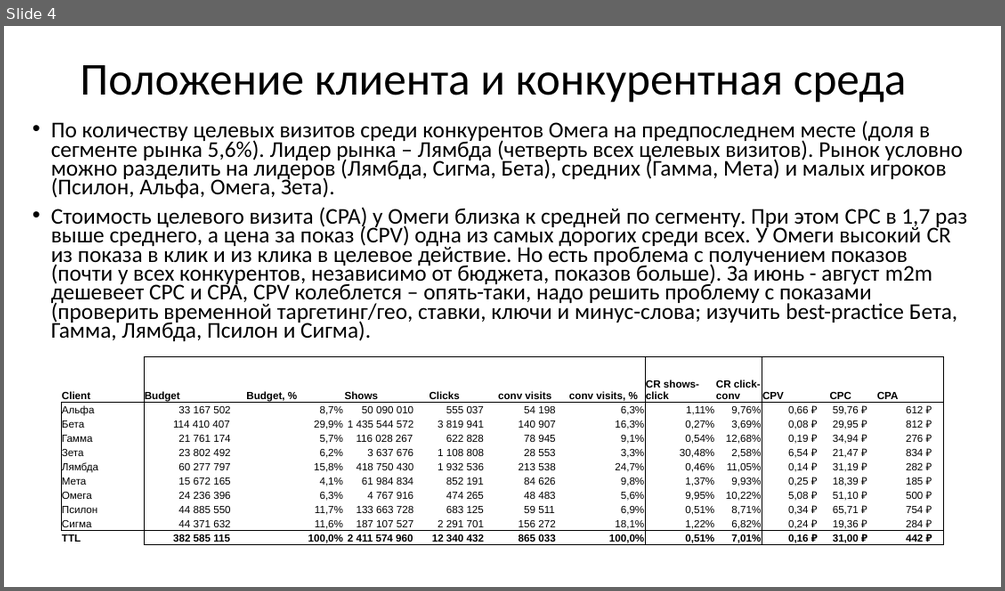
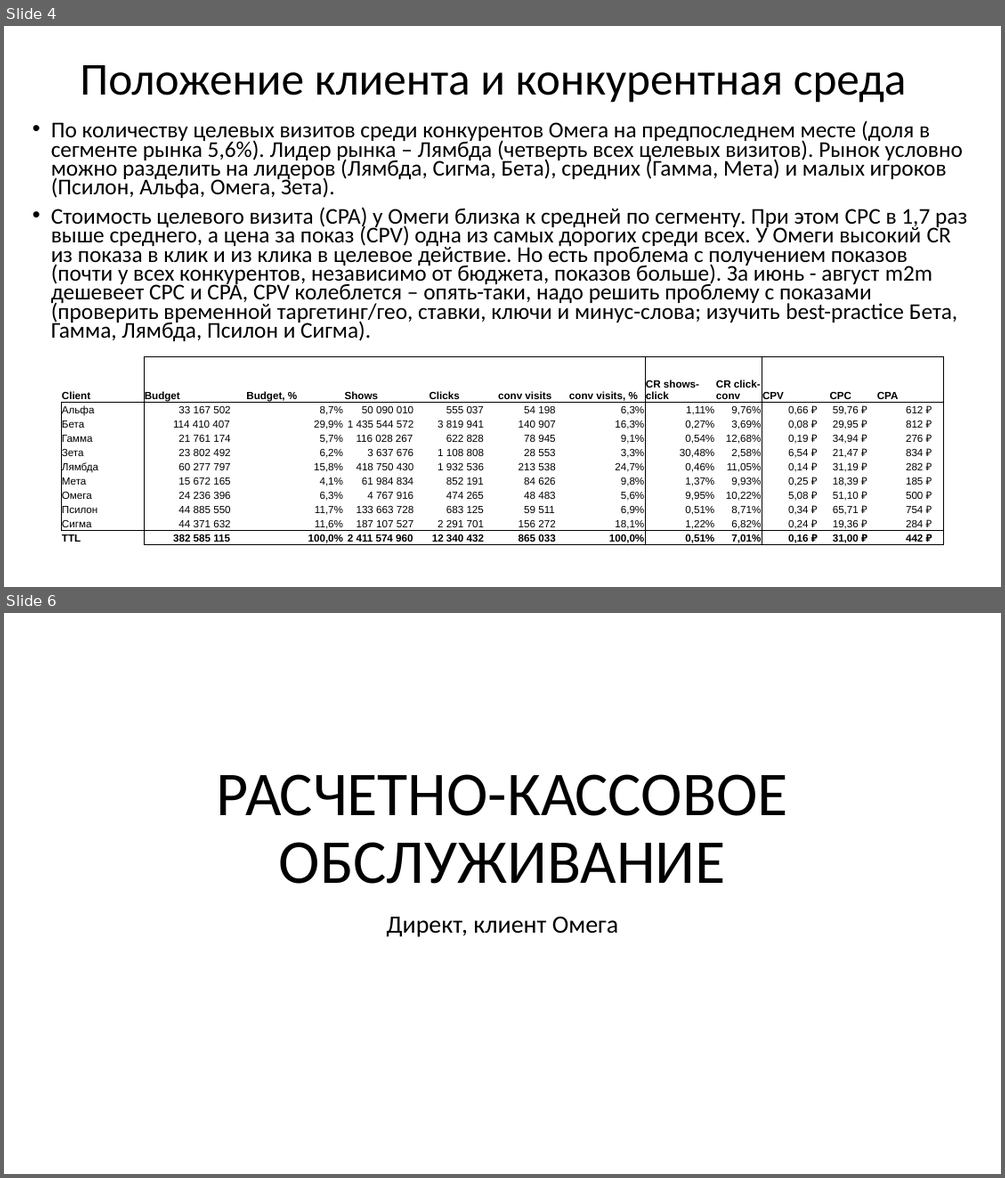
Before and after one commit to Srg-K/netology_pyda, a slide deck: yandex_homework/presentation.pptx. Shown one above the other, each under a label of ours: slide 4 before the commit, slides 4 and 6 after it; the slides between them are not shown. The pictures are 1005x591 and 1005x1178 pixels, drawn with LibreOffice and Linux fonts; fonts in the diff are those of the drawing. Boxes give left, top, right and bottom in pixels: in the first picture for what was removed or moved away, otherwise in the second. Text is boxed around its words. In the diff, an @@ line names an element or a change of style, - is before the commit and + after.

```diff
--- a/yandex_homework/presentation.pptx
+++ b/yandex_homework/presentation.pptx
@@ slide 6 added at <box>4,613,1001,1174</box>, background #FFFFFF @@
@@ title added at <box>217,774,788,884</box>, 60 pt, text #000000 @@
+РАСЧЕТНО-КАССОВОЕ ОБСЛУЖИВАНИЕ
@@ subtitle added at <box>387,916,618,937</box>, 24 pt, text #000000 @@
+Директ, клиент Омега
```
Also in this commit, not shown: 5 other slides added, 1 other file.
